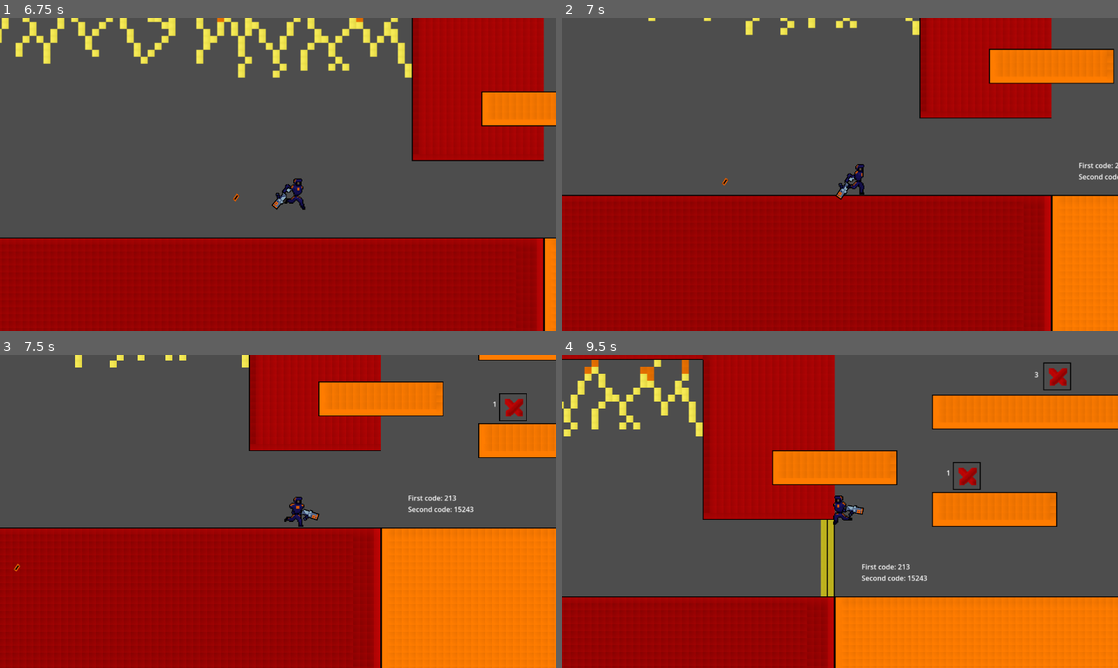
Above: before the commit, frames 1-4 (two rows, left to right).
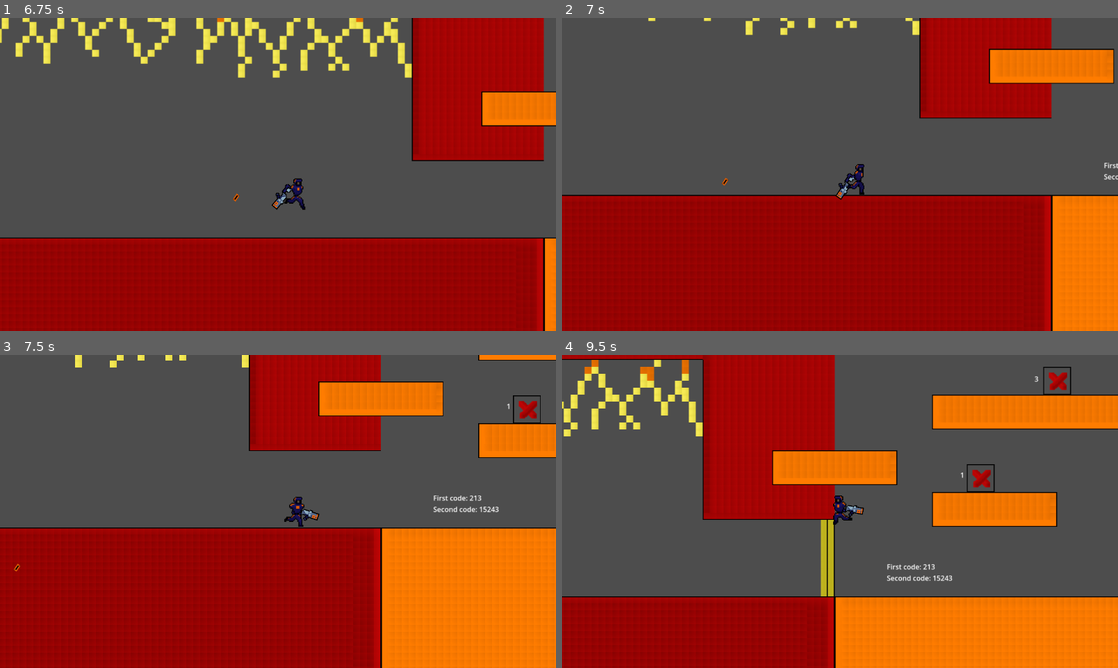
Above: after the commit, the same moments.

Repository: Shynkos/Senior-Design-Project
Game: Godot game, scene res://scenes/Levels/RoomOneTester.tscn
The game is run twice, just before and just after one commit, with the same random seed, the same clock (stepped at 60 frames per second) and the same inputs.
Inputs (mouse positions are in pixels of both pictures, inside the frame that each line leads up to):
- Up to frame 1 (6.75 s): tap Enter at 0.5 s; move the mouse to (250, 237) at 0.52 s; hold D (Move right) 0.53-2.03 s; click (250, 237) at 0.6 s; tap Space (Jump) at 0.77, 1.52, 3.02, 3.77, 4.52, 6.02 s; move the mouse to (444, 221) at 1.27 s; tap E (Interact) every 1.5 s from 1.35 to 5.85 s; move the mouse to (111, 127) at 2.02 s; hold A (Move left) 2.03-4.28 s; click (111, 127) at 2.1 s; move the mouse to (305, 174) at 2.77 s; move the mouse to (194, 96) at 3.52 s; click (194, 96) at 3.6 s; move the mouse to (400, 158) at 4.27 s; hold D (Move right) from 4.28 s (still down); move the mouse to (166, 190) at 5.02 s; click (166, 190) at 5.1 s; move the mouse to (333, 105) at 5.77 s; move the mouse to (250, 237) at 6.52 s; click (250, 237) at 6.6 s
- Up to frame 2 (7 s): keep holding D (Move right); tap Space (Jump) at 6.77 s
- Up to frame 3 (7.5 s): keep holding D (Move right); move the mouse to (444, 558) at 7.27 s; tap E (Interact) at 7.35 s
- Up to frame 4 (9.5 s): tap Space (Jump) at 7.52, 9.02 s; move the mouse to (673, 464) at 8.02 s; release D (Move right) at 8.03 s; hold A (Move left) from 8.03 s (still down); click (673, 464) at 8.1 s; move the mouse to (867, 511) at 8.77 s; tap E (Interact) at 8.85 s

Frame 1 is identical in both runs. In frame 2, 0.2% of the frame differs, in the area x 93-100%, y 46-52%; in frame 3, 0.7%; in frame 4, 0.9%, in the area x 53-92%, y 2-73%.

Commit message:
Update RoomOneTester.tscn

Diff:
--- a/scenes/Levels/RoomOneTester.tscn
+++ b/scenes/Levels/RoomOneTester.tscn
@@ -344,7 +344,7 @@
 doorTile = Vector2i(11, 1)
 
 [node name="Button" parent="ButtonPuzzle" instance=ExtResource("3_4s3ml")]
-position = Vector2(-777, -141)
+position = Vector2(-745, -136)
 
 [node name="Label" type="Label" parent="ButtonPuzzle/Button"]
 offset_left = -47.0
@@ -352,9 +352,10 @@
 offset_right = 37.0
 offset_bottom = 14.0
 text = "1"
+metadata/_edit_use_anchors_ = true
 
 [node name="Button2" parent="ButtonPuzzle" instance=ExtResource("3_4s3ml")]
-position = Vector2(-201, -274)
+position = Vector2(-201, -264)
 
 [node name="Label" type="Label" parent="ButtonPuzzle/Button2"]
 offset_left = -45.0
@@ -362,9 +363,10 @@
 offset_right = -4.0
 offset_bottom = 6.0
 text = "2"
+metadata/_edit_use_anchors_ = true
 
 [node name="Button3" parent="ButtonPuzzle" instance=ExtResource("3_4s3ml")]
-position = Vector2(-569, -370)
+position = Vector2(-569, -360)
 
 [node name="Label" type="Label" parent="ButtonPuzzle/Button3"]
 offset_left = -52.0
@@ -372,9 +374,10 @@
 offset_right = -12.0
 offset_bottom = 7.0
 text = "3"
+metadata/_edit_use_anchors_ = true
 
 [node name="Button4" parent="ButtonPuzzle" instance=ExtResource("3_4s3ml")]
-position = Vector2(-1018, -559)
+position = Vector2(-1017, -552)
 
 [node name="Label" type="Label" parent="ButtonPuzzle/Button4"]
 offset_left = 38.0
@@ -382,9 +385,10 @@
 offset_right = 78.0
 offset_bottom = 10.0
 text = "4"
+metadata/_edit_use_anchors_ = true
 
 [node name="Button5" parent="ButtonPuzzle" instance=ExtResource("3_4s3ml")]
-position = Vector2(-72, -565)
+position = Vector2(-65, -552)
 
 [node name="Label" type="Label" parent="ButtonPuzzle/Button5"]
 offset_left = -45.0
@@ -392,6 +396,7 @@
 offset_right = -5.0
 offset_bottom = 10.0
 text = "5"
+metadata/_edit_use_anchors_ = true
 
 [node name="YellowRoomEnemies" type="Node2D" parent="."]
 
@@ -416,10 +421,10 @@
 position = Vector2(4718, -286)
 
 [node name="Label" type="Label" parent="."]
-offset_left = 1870.0
+offset_left = 1928.0
 offset_top = -64.0
-offset_right = 2022.0
-offset_bottom = -15.0
+offset_right = 2080.0
+offset_bottom = 11.0
 text = "First code: 213
 Second code: 15243"
 
